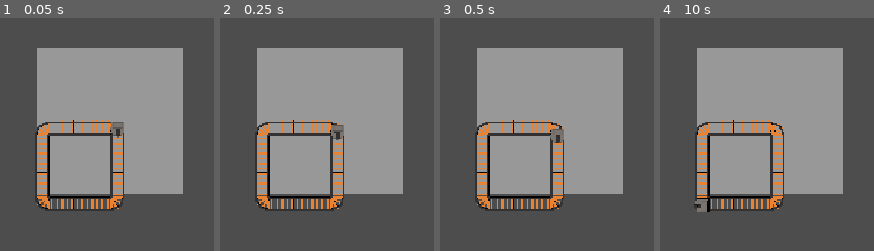
Above: before the commit, frames 1-4 (left to right).
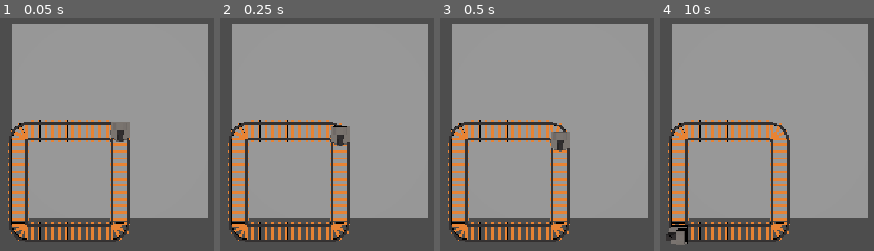
Above: after the commit, the same moments.

Repository: JoaoR090/godot-dev_de_jogos-2026-2
Game: Godot game, scene res://scenes/main.tscn
Two runs of this game, one before a commit and one after it. Both use one fixed random seed, a clock stepped at 60 frames per second and the inputs below.
Inputs:
- Up to frame 1 (0.05 s): no input
- Up to frame 2 (0.25 s): no input
- Up to frame 3 (0.5 s): no input
- Up to frame 4 (10 s): no input

The runs differ from the first frame. In frame 1, 41% of the frame differs, in the area x 3-98%, y 2-97%; in frame 2, 41%; in frame 3, 41%; in frame 4, 42%, in the area x 2-98%, y 2-98%.

Commit message:
chore: ajustar câmera e metadados de áudio

Diff:
--- a/scenes/main.tscn
+++ b/scenes/main.tscn
@@ -28,7 +28,7 @@
 criar_circuito_demo = true
 
 [node name="Camera3D" type="Camera3D" parent="." unique_id=672687609]
-transform = Transform3D(1, 0, 0, 0, 1.3113416e-07, 1, 0, -1, 1.3113416e-07, 0, 20, 0)
+transform = Transform3D(1, 0, 0, 0, 1.3113416e-07, 1, 0, -1, 1.3113416e-07, 0, 15, 0)
 
 [node name="DirectionalLight3D" type="DirectionalLight3D" parent="." unique_id=1630397822]
 transform = Transform3D(1, 0, 0, 0, 8.940697e-08, 1, 0, -1, 8.940697e-08, 0, 20, 0)
--- a/scripts/controlador_de_jogo.gd
+++ b/scripts/controlador_de_jogo.gd
@@ -52,10 +52,7 @@
 		return
 
 	var sentido_retorno: Direcao.Sentido = Direcao.sentido_oposto(trem.direcao_trem)
-	var proximo_sentido: Direcao.Sentido = _proximo_trilho(
-		trem.posicao_trem,
-		trem.direcao_trem
-	)
+	var proximo_sentido: Direcao.Sentido = _proximo_trilho(trem.posicao_trem, trem.direcao_trem)
 
 	if proximo_sentido == sentido_retorno:
 		return
@@ -63,22 +60,12 @@
 	trem.movimento(proximo_sentido)
 
 # Retorna uma saída conectada, priorizando a continuidade do movimento atual.
-func _proximo_trilho(
-	posicao: Vector3i,
-	sentido_desejado: Direcao.Sentido
-) -> Direcao.Sentido:
-	var sentidos_prioritarios: Array[Direcao.Sentido] = [
-		sentido_desejado,
-		Direcao.proximo_sentido(sentido_desejado),
-		Direcao.avancar_sentido(sentido_desejado, 3)
-	]
+func _proximo_trilho(posicao: Vector3i, sentido_desejado: Direcao.Sentido) -> Direcao.Sentido:
+	var sentidos_prioritarios: Array[Direcao.Sentido] = [sentido_desejado, Direcao.proximo_sentido(sentido_desejado), Direcao.avancar_sentido(sentido_desejado, 3)]
 	var sentido_retorno: Direcao.Sentido = Direcao.sentido_oposto(sentido_desejado)
 
 	for sentido in sentidos_prioritarios:
-		if (
-			_tem_trilho(sentido, posicao)
-			and trem.trilhos.tem_conexao(posicao, sentido)
-		):
+		if (_tem_trilho(sentido, posicao) and trem.trilhos.tem_conexao(posicao, sentido)):
 			return sentido
 
 	return sentido_retorno
Not shown, added: assets/music/plains.mp3.import
